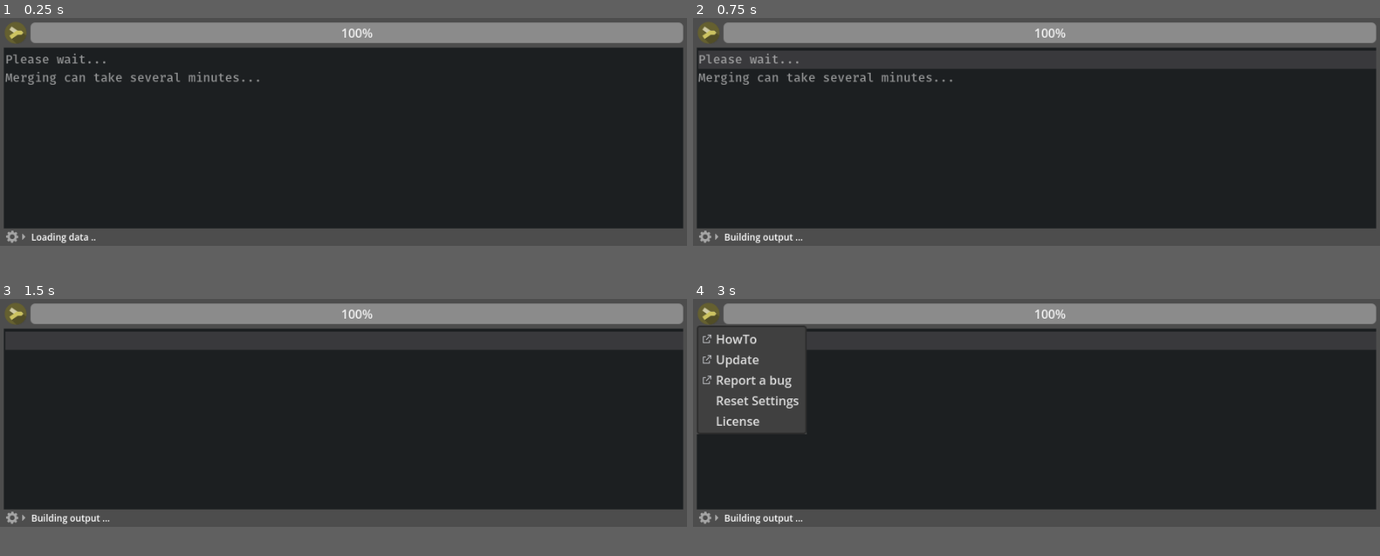
Above: before the commit, frames 1-4 (two rows, left to right).
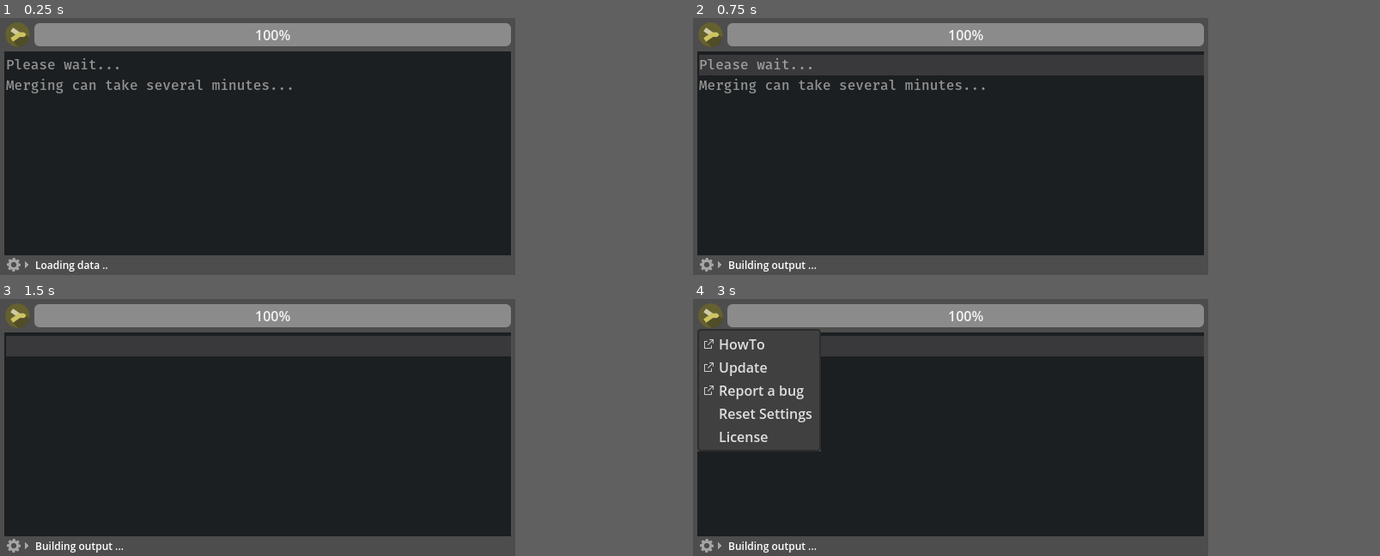
Above: after the commit, the same moments.

Repository: KoB-Kirito/Essential-Translation-Helper
Game: Godot game, scene res://program/main.tscn
Same seed, same stepped clock (60 frames per second), same inputs: the game is played once before the commit and once after it. This scene is started directly instead of the project's main scene.
Inputs (mouse positions are in pixels of both pictures, inside the frame that each line leads up to; where the layout moved, square brackets give the same spot in the first picture):
- Up to frame 1 (0.25 s): no input
- Up to frame 2 (0.75 s): tap Enter at 0.5 s; move the mouse to (1187, 120) at 0.52 s; click (1187, 120) at 0.67 s
- Up to frame 3 (1.5 s): drag from (206, 424) to (309, 458) at 1.27 s
- Up to frame 4 (3 s): tap Space at 2 s; move the mouse to (1105, 363) at 2.02 s; click (1105, 363) at 2.17 s; click (713, 314) [706, 314] at 2.75 s
In our replay, the window is 800x266 before the commit and 600x300 after it. These sizes can differ from the game's own. Grey fills any space a smaller window leaves; there, only what the larger window draws over its background counts as a difference.

The runs differ from the first frame. In frame 1, 17% of the frame differs, in the area x 0-100%, y 0-99%; in frame 2, 21%; in frame 3, 20%; in frame 4, 23%.
Error in both runs: Out of bounds get index '0' (on base: 'Array[int]') (res://program/main.gd:85)

Commit message:
Fix loading screen size

Diff:
--- a/program/main_ui.gd
+++ b/program/main_ui.gd
@@ -58,6 +58,7 @@
 
 	var window = get_window()
 	window.content_scale_factor = Settings.window_content_scale
+	window.size = WINDOW_MIN_SIZE
 	window.size *= Settings.window_content_scale
 	if Settings.window_position_loading > Vector2i.ZERO:
 		window.position = Settings.window_position_loading
